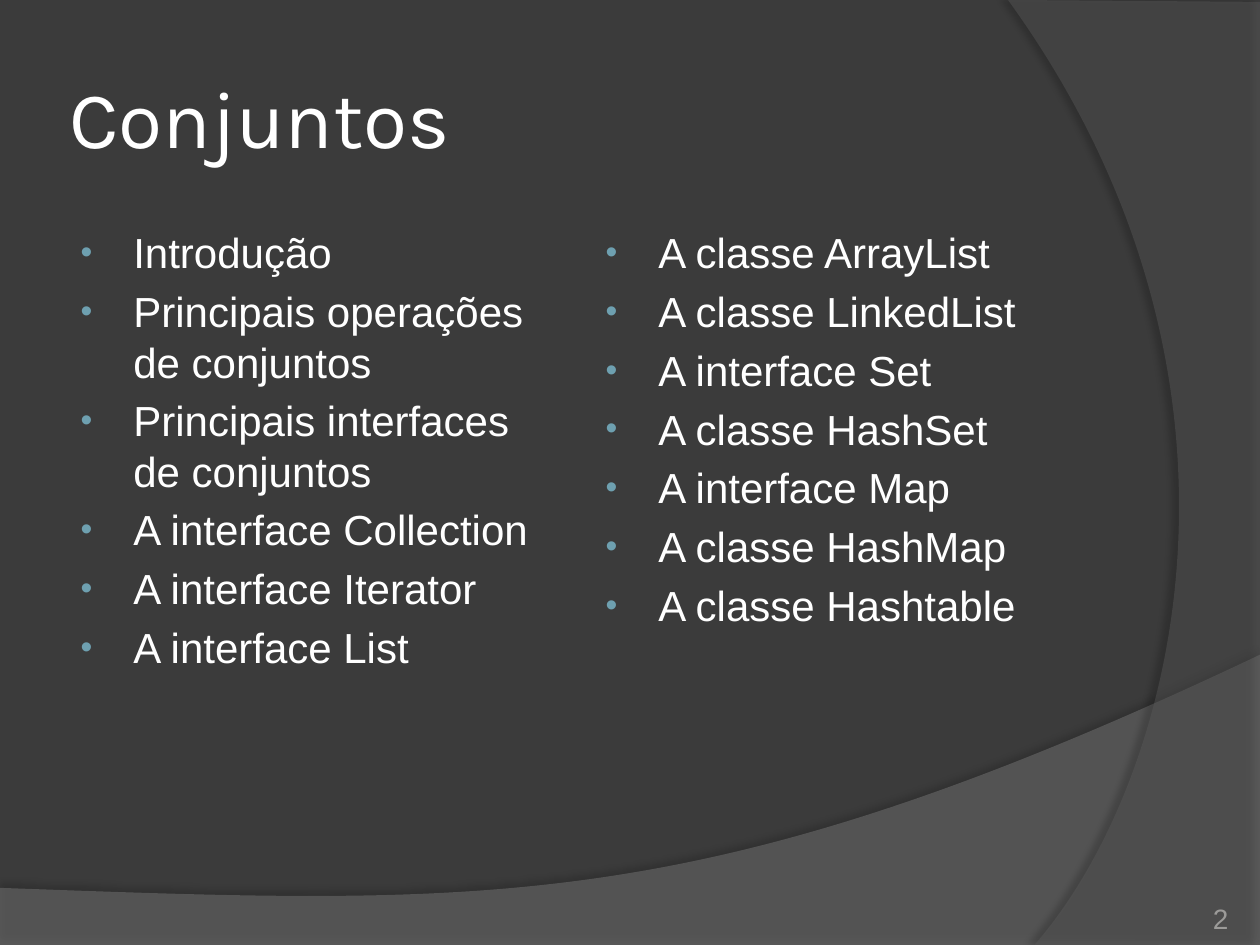
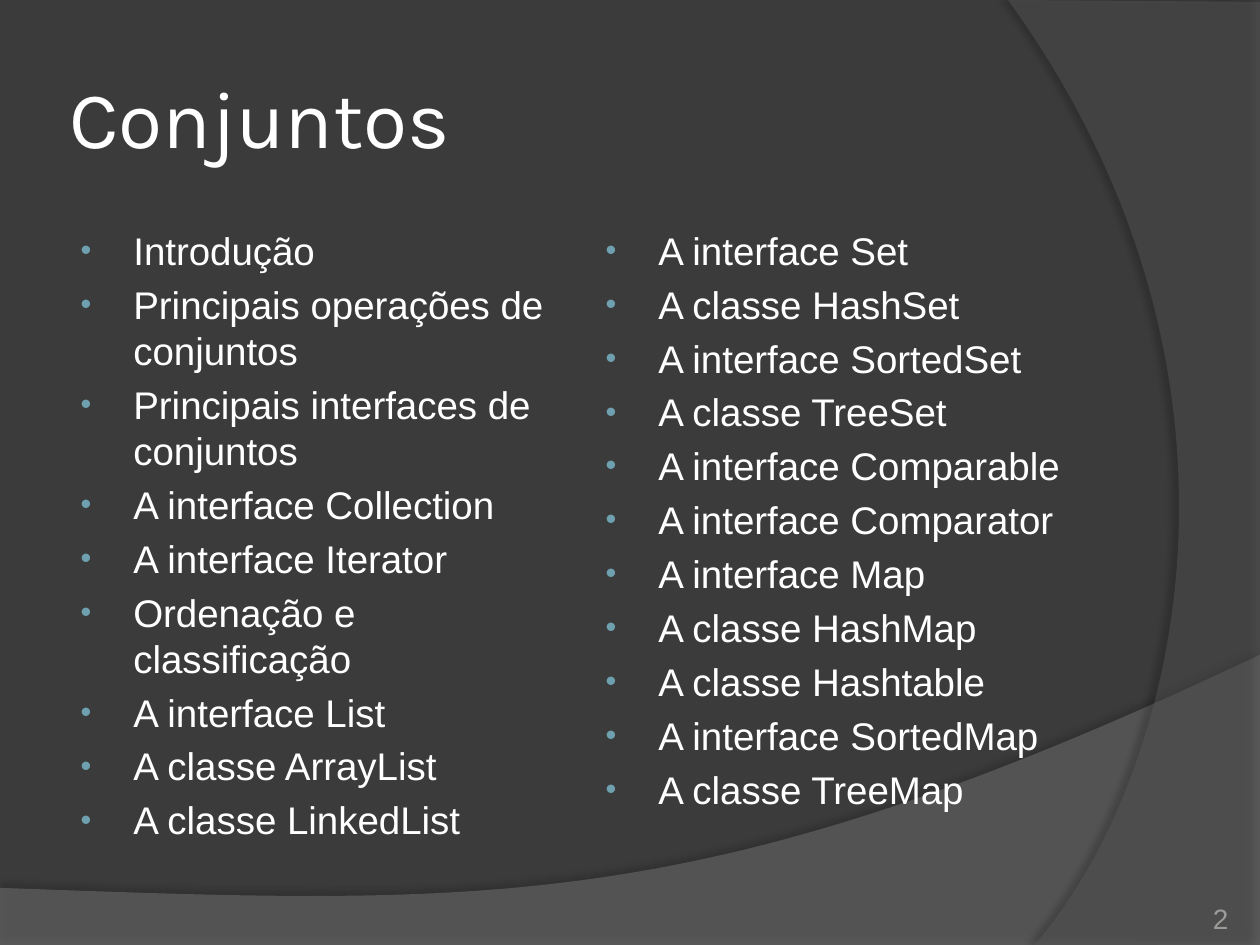
Before and after one commit to duchesqui/slzvieira-training, a slide deck: slide 2 of 2-Java-Programmer-Modulo-II/10.Capitulo04.pptx. Drawn at 1260x945 pixels with LibreOffice and Linux fonts; fonts in the diff are those of the drawing. Boxes give left, top, right and bottom in pixels: in the first picture for what was removed or moved away, otherwise in the second. Text is boxed around its words. In the diff, an @@ line names an element or a change of style, - is before the commit and + after.

```diff
--- a/2-Java-Programmer-Modulo-II/10.Capitulo04.pptx
+++ b/2-Java-Programmer-Modulo-II/10.Capitulo04.pptx
@@ text at (x1=133, y1=237, x2=544, y2=728): size 24 to 22 pt in "Introdução", "Principais operações de conjuntos", "Principais interfaces de conjuntos", "A interface Collection" and 2 more places @@
@@ text at (x1=658, y1=237, x2=1015, y2=328): paragraphs removed @@
-• A classe ArrayList
-• A classe LinkedList
@@ text at (x1=658, y1=237, x2=985, y2=697): size 24 to 22 pt in "A interface Set", "A classe HashSet", "A interface Map", "A classe HashMap" and 1 more places @@
@@ text at (x1=658, y1=345, x2=1059, y2=542): paragraphs added @@
+• A interface SortedSet
+• A classe TreeSet
+• A interface Comparable
+• A interface Comparator
@@ text at (x1=133, y1=599, x2=355, y2=680): paragraph added @@
+• Ordenação e classificação
@@ text at (x1=658, y1=722, x2=1038, y2=811): paragraphs added @@
+• A interface SortedMap
+• A classe TreeMap
@@ text at (x1=133, y1=752, x2=460, y2=835): paragraphs added @@
+• A classe ArrayList
+• A classe LinkedList
```
Also in this commit, not shown: 5 other slides changed, 7 slides added, 32 other files.
